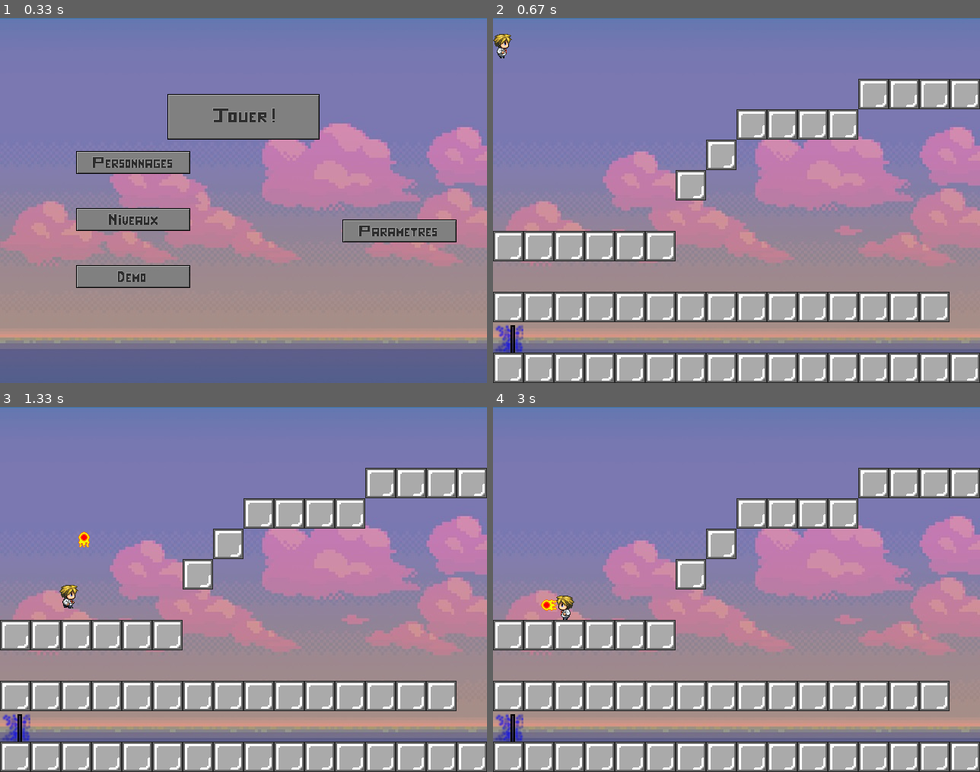
Above: before the commit, frames 1-4 (two rows, left to right).
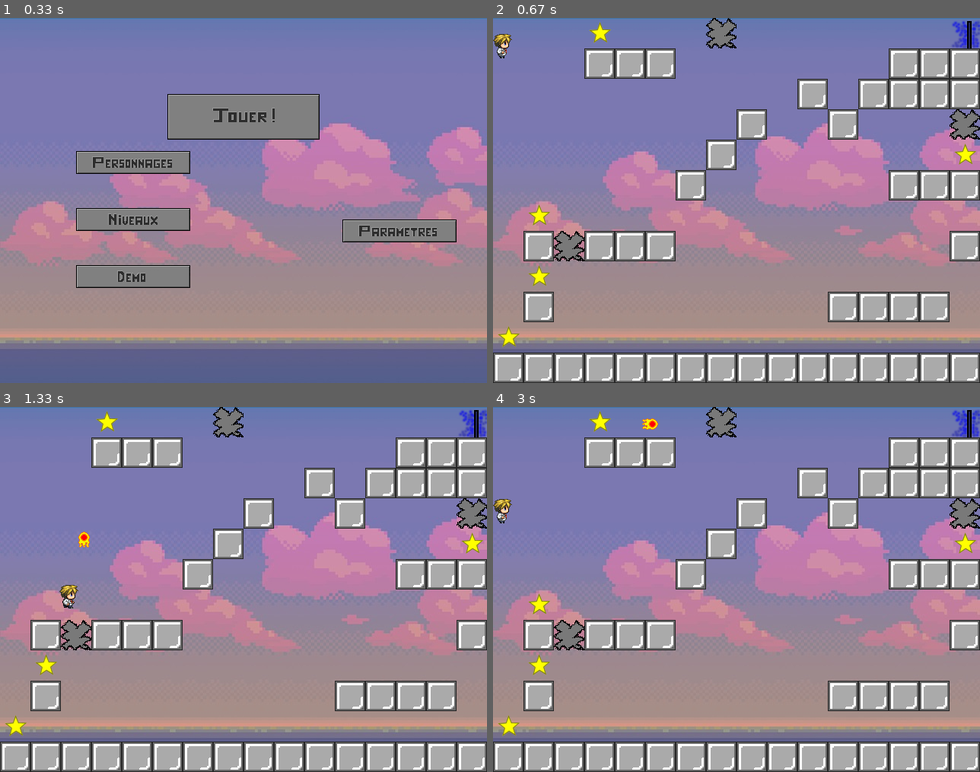
Above: after the commit, the same moments.

Repository: timcrl/jamesadventure
Game: pygame game, started from menu.py
Same seed, same stepped clock (60 frames per second), same inputs: the game is played once before the commit and once after it.
Inputs (mouse positions are in pixels of both pictures, inside the frame that each line leads up to):
- Up to frame 1 (0.33 s): no input
- Up to frame 2 (0.67 s): click (736, 120) at 0.38 s
- Up to frame 3 (1.33 s): hold Right 0.67-1.13 s; hold Up from 1.17 s (still down); tap Space at 1.23 s
- Up to frame 4 (3 s): release Up at 1.47 s; hold Right 1.5-1.97 s; tap Space at 1.57, 1.87, 2.4, 2.7, 2.97 s; click (619, 593) at 2.05 s; hold Left 2.33-2.87 s; hold Down from 2.9 s (still down)

Frame 1 is identical in both runs. In frame 2, 15% of the frame differs, in the area x 0-100%, y 0-92%; in frame 3, 15%; in frame 4, 15%.

Commit message:
Epines qui TUENT

Diff:
--- a/classitude.py
+++ b/classitude.py
@@ -102,6 +102,10 @@
 		if plateforme.onPortal(self.x + largeur_hero, self.y + taille_hero) == True or plateforme.onPortal(self.x + largeur_hero, self.y) == True or plateforme.onPortal(self.x, self.y + taille_hero) == True or plateforme.onPortal(self.x, self.y) == True:
 			self.portailAtteint = True
 			finDuJeu = True
+
+		if plateforme.onSpines(self.x + largeur_hero, self.y + taille_hero) == True or plateforme.onSpines(self.x + largeur_hero, self.y) == True or plateforme.onSpines(self.x, self.y + taille_hero) == True or plateforme.onSpines(self.x, self.y) == True:
+			finDuJeu = True
+			time.sleep(1)
 
 		return finDuJeu
 
--- a/interface.txt
+++ b/interface.txt
@@ -1,4 +1,4 @@
-1
+3
 1
 0
 6209
Not shown, changed: classitude.pyc
